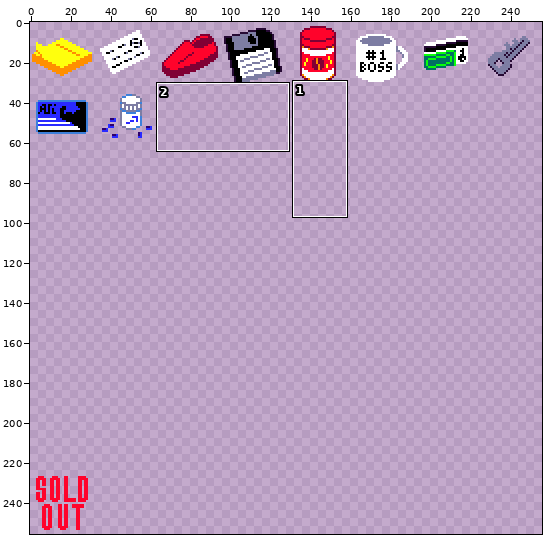
Sprite sheet: textures/aseprite/items.png. The picture above shows the old version from afar; the outline marks the close-up.
Close-up. Before the commit:
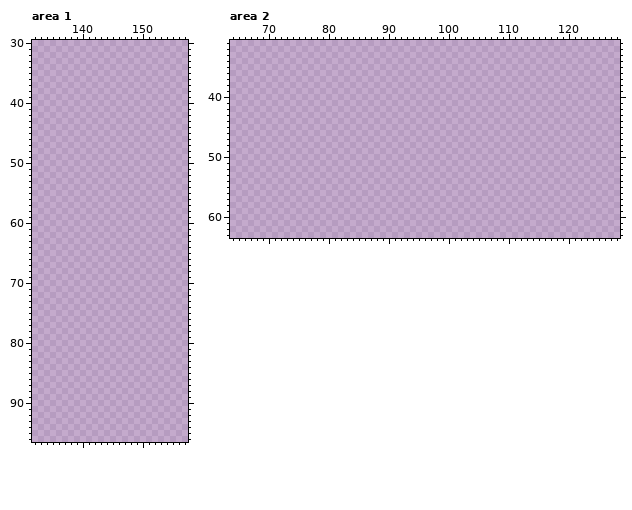
The file is 256x256 pixels. Shown: area 1: x 132..157, y 30..96; area 2: x 64..128, y 31..63. The commit also changed other parts of the picture, which this record leaves out.
Palette (. is transparent): 
After the commit:
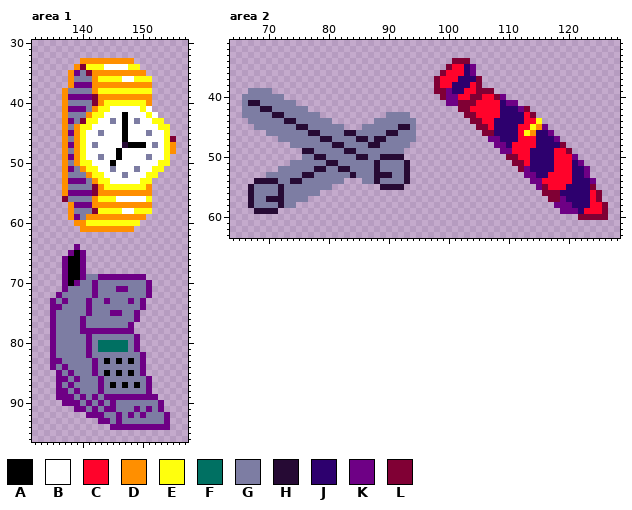
Colours new in this view: A #000000  B #ffffff  C #ff032b  D #ff8f00  E #ffff0d  F #007062  G #7d7da3  H #260a34  J #2d006e  K #6e0085  L #800034
From old to new:
Changed rows in their new state; - is an unchanged pixel.
Area 1:
first column x 135:
33 -----DDDDDDDDD-------
34 ----DLEEEBBBBEE------
35 ---DKGLDDDDDDDDD-----
36 ---DGGGDEEEEBBEEE----
37 ---DKKKDDDDDDDDDD----
38 --DGGGGDEEEEEEEEE----
39 --DKKKKLDDDDDDDDD----
40 --DGGGGLDEEEEEEED----
41 --DKKKGDEEBBBBBEB----
42 --DGGGDEEBBBABBBEB---
43 --DKGLEEBBGBABGBBEE--
44 --DGDEEBBBBBABBBBBEE-
45 --DKDEBBGBBBABBBGBBE-
46 --DGDEBBBBBBABBBBBBEL
47 --DKDEBGBBBBHAAABGBED
48 --DGDEBBBBBABBBBBBBED
49 --DKDEBBGBBABBBBGBBE-
50 --DGDEEBBBABBBBBBBEE-
51 --DKGDEEBBGBBBGBBEE--
52 --DGGGDEEBBBGBBBEE---
53 --DKKKGDEEBBBBBEE----
54 --DGGGGLDEEEEEEED----
55 --DKKKKLDDDDDDDDD----
56 --LGGGGDEEEBBBBBE----
57 ---DKKKDDDDDDDDDD----
58 ---DGGGLEEEEBBEEE----
59 ---DKGDDDDDDDDDD-----
60 ----DDEEEEEEEEE------
61 -----DDDDDDDDD-------
64 ----K----------------
65 ---KAK---------------
66 --KAAK---------------
67 --KAAK---------------
68 --KAAK---------------
69 --KAAKGGKKKKKKKK-----
70 --KAKGGKGGGGGGGGK----
71 --KGGGGKGGGKKGGGK----
72 -KGGGGGKGGGGGGGGK----
73 KGKGGGKGGKGGGKGK-----
74 KKGGGGKGGGGGGGGK-----
75 KGGGGGKGGGKKGGK------
76 KGGGGKGGGGGGGGK------
77 KGGGGKGGGGGGGK-------
78 KGGGGKKKKKKKKK-------
79 KGGGGGKGGGGGGGK------
80 KGGGGGKGFFFFFGK------
81 KGGGGGKGFFFFFGK------
82 KGGGGGKGGGGGGGGK-----
83 KKGGGGGKGAGAGAGK-----
84 KGKGGGGKGGGGGGGK-----
85 -KGKGGGKGAGAGAGK-----
86 -KKGKGGGKGGGGGGGK----
87 -KGKGGGGKGAGAGAGK----
88 -KKGKGGGKGGGGGGGK----
89 -KKKGKGKGKKKKKKKKK---
90 --KKKGKGKGKGGGGGGGK--
91 ----KKGKGKKGGGKGKGK--
92 ------KKKGGKGKGKGGGK-
93 --------KKGKGGGGGGGK-
94 ----------KKKKKKKKKK-
Area 2:
first column x 66:
34 -----------------------------------LLL-----------------------
35 ----------------------------------LCCJK----------------------
36 ---------------------------------LCCCJK----------------------
37 --------------------------------LCCCJJJL---------------------
38 --------------------------------LCCJJJCL---------------------
39 -GGGG---------------------------LLKJJCCLLL-------------------
40 GGGGGGG--------------------------LKKCCLLCCLK-----------------
41 GHHGGGGGG-------------------------KKLLLCCCCJKK---------------
42 GGGHHGGGGGG-------------------------LLCCCCCJJJKL-------------
43 GGGGGHHGGGGGG-----------GGGG---------LLCCCCJJJJCL------------
44 -GGGGGGHHGGGGGG-------GGGGGGG---------LLCCJJJJJCCE-----------
45 --GGGGGGGHHGGGGGG---GGGGGGHHG----------LLCJJJJCCEDK----------
46 ----GGGGGGGHHGGGGHHGGGGGHHGGG-----------LLJJJJCEDJJK---------
47 ------GGGGGGGHHGGGGHHGHHGGGGG------------KKJJJCCCJJJK--------
48 --------GGGGGGGHHGGGGHHGGGGG--------------KKJCCCCJJJJL-------
49 ----------HHGGGGGHHGGGGGGGG----------------KKCCCJJJJCCL------
50 ----------GGHHGGGGGHHGGHHHH-----------------LLCCJJJJCCCK-----
51 --------GGGGGGHHGGGGGGHGGGGH-----------------LLCJJJJCCCJK----
52 ------GGGGGGHHGGHHGGGGHGGGGH------------------LKJJJJCCCJJK---
53 ----GGGGGGHHGGGGGGHGGGHHHGGH-------------------KKJJCCCCJJK---
54 --HHHHGGHHGGGGGGG---GGHGGGGH--------------------KKCCCCCJJJK--
55 -HGGGGHGGGGGGGG--------HHHH----------------------KLCCCJJJJL--
56 -HGGGGHGGGGGG-------------------------------------LLLJJJJJCL-
57 -HGGHHHGGGG----------------------------------------LLKJJJJCL-
58 -HGGGGHGG-------------------------------------------KKKJJJCCL
59 --HHHH-----------------------------------------------KKKJCCCL
60 --------------------------------------------------------LLLLL
Changed places in both close-ups, as pixel boxes (x1, y1, x2, y2):
added: (50, 58, 176, 430)
added: (242, 58, 608, 220)
